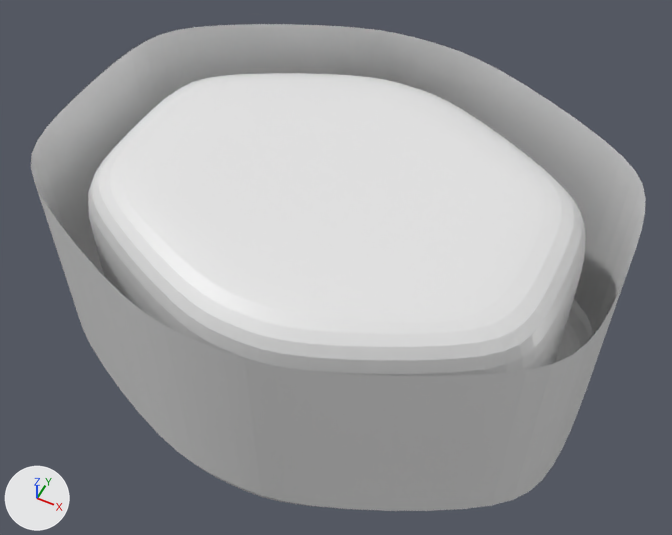
Two versions of the Blender file Assets/Model/Crater.blend, one commit apart.
Rendered twice from a camera (50 mm lens) standing at (6.01, -11.91, 13.57) and looking at (0.14, -0.16, -1.11). Arrows for +X, +Y and +Z are at lower left; the lights stay in place.

Before the edit, the objects in view are built like this:
```python
mat_material = principled_material('Material')
mat_material.base_color = (0.8, 0.8, 0.8)  # white #e7e7e7
mat_material.roughness = 0.4
me_cube = bpy.data.meshes.new('Cube')
me_cube.from_pydata(...)  # 1825 vertices, 1792 faces; spans x -2.51..2.51, y -3.04..2.98, z -4.37..0.61
me_cube.materials.append(mat_material)  # white #e7e7e7
ob_cube = bpy.data.objects.new('Cube', me_cube)
ob_cube.location = (0.0, 0.0, 0.93)
ob_cube.scale = (2.28, 1.55, 1.0)
```
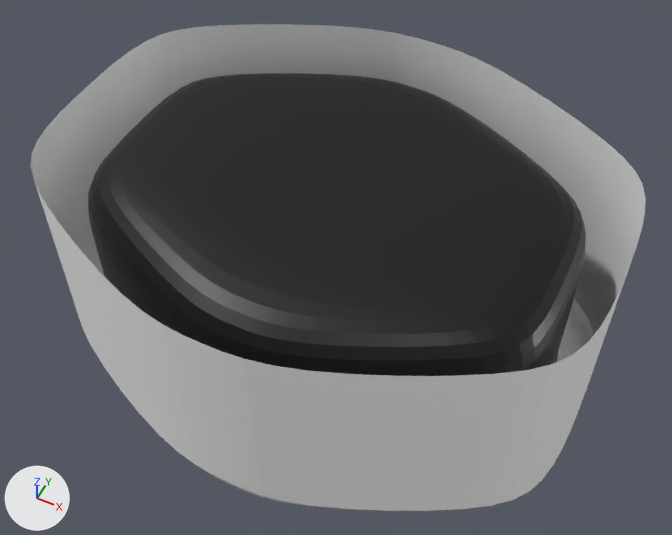
Location of each change, (x1, y1, x2, y2) in pixels of the pictures (672 x 535 px):
'Cube', recoloured
    both: (31, 24, 624, 511)
part 1 of me_cube, recoloured
    both: (96, 262, 594, 507)
part 2 of me_cube, recoloured
    both: (31, 24, 646, 511)

Diff of the bpy script that builds the scene:
```diff
--- a/Assets/Model/Crater.blend.py
+++ b/Assets/Model/Crater.blend.py
@@ mat_material @@
 mat_material = principled_material('Material')
-mat_material.base_color = (0.8, 0.8, 0.8)  # white #e7e7e7
+mat_material.base_color = (0.0, 0.0, 0.0)  # black #000000
 mat_material.roughness = 0.4
@@ mat_material_001 @@
+mat_material_001 = principled_material('Material.001')
+mat_material_001.base_color = (1.0, 1.0, 1.0)  # white #ffffff
@@ me_cube @@
 me_cube.from_pydata(...)  # 1825 vertices, 1792 faces; spans x -2.51..2.51, y -3.04..2.98, z -4.37..0.61
 # used by ob_cube; location = (0.0, 0.0, 0.93); scale = (2.28, 1.55, 1.0)
+# me_cube part 1: 512 of the faces centred in x -2.49..2.49, y -3.02..2.97, z -4.36..-3.93 switch from mat_material (white #e7e7e7) to mat_material_001 (white #ffffff)
+# me_cube part 2: 64 of the faces centred in x -2.51..2.51, y -3.04..2.98, z -1.62 switch from mat_material (white #e7e7e7) to mat_material_001 (white #ffffff)
```
